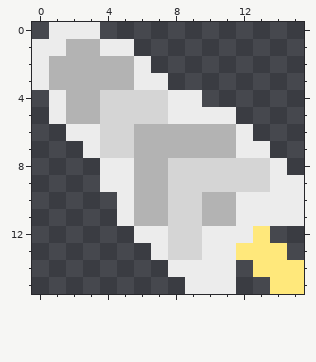
Pixel-art file, stored at assets/cursor.ase. The picture above is the old version.
16x16 pixels, 1 frame.
The same view after the edit:
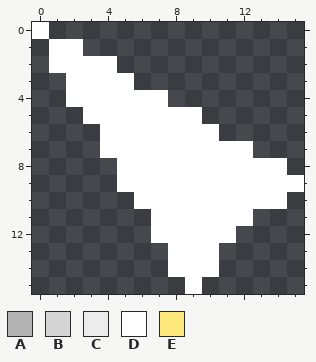
Palette (. is transparent): A #b3b3b3  B #d5d5d5  C #ececec  D #ffffff  E #ffe87b
Edits made:
layer "Layer 1" now hidden
layer "Layer 2" added
Changed rows in their new state; - is an unchanged pixel.
first column x 0:
 0 D...------------
 1 .DD...----------
 2 .DDDD..---------
 3 ..DDDD..--------
 4 -.DDDDDD..------
 5 -..DDDDDDD..----
 6 --..DDDDDDD..---
 7 ---.DDDDDDDDD.--
 8 ----.DDDDDDDDDD-
 9 ----.DDDDDDDDDDD
10 -----.DDDDDDDDD.
11 -----..DDDDDD...
12 ------.DDDDD..--
13 -------.DDD....-
14 --------DDD.-...
15 ---------D..--..
Changed places in both pictures, as pixel boxes (x1, y1, x2, y2):
changed: (32, 22, 304, 294)
